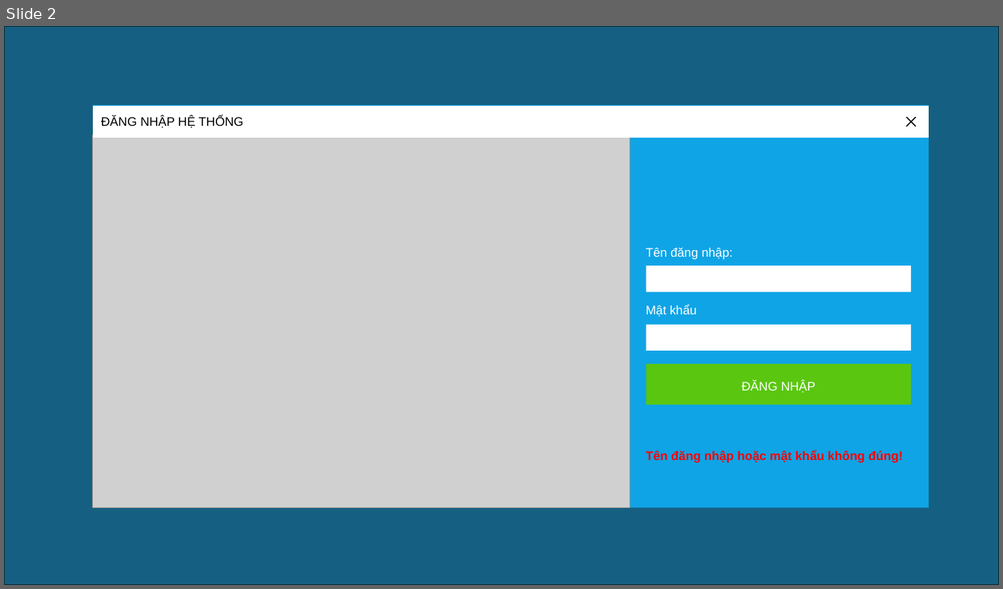
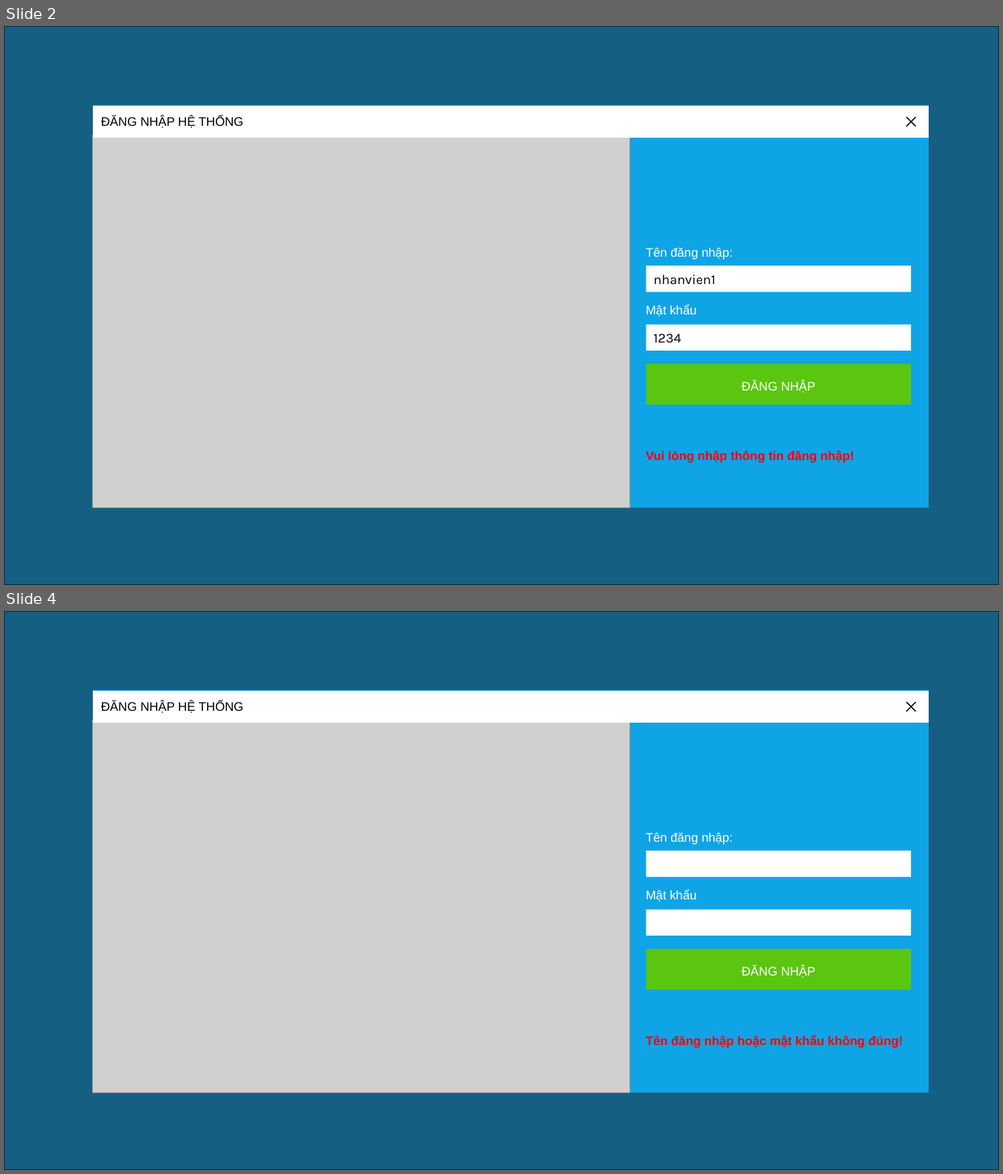
Before and after one commit to nthmaiii/QuanLySinhVien, a slide deck: Thiết kế giao diện.pptx. Shown one above the other, each under a label of ours: slide 2 before the commit, slides 2 and 4 after it; the slides between them are not shown. The pictures are 1003x589 and 1003x1174 pixels, drawn with LibreOffice and Linux fonts; fonts in the diff are those of the drawing; grey boxes stand for pictures. Boxes give left, top, right and bottom in pixels: in the first picture for what was removed or moved away, otherwise in the second. Text is boxed around its words. In the diff, an @@ line names an element or a change of style, - is before the commit and + after.

```diff
--- a/Thiết kế giao diện.pptx
+++ b/Thiết kế giao diện.pptx
@@ slide 2 added at [4, 26, 999, 585], background #FFFFFF @@
@@ rectangle added at [4, 26, 999, 585], fill #156082, outline #092A39 1.5 pt @@
@@ rectangle added at [93, 105, 928, 508], fill #0FA4E6 @@
@@ rectangle added at [93, 106, 928, 138], fill #FFFFFF @@
@@ picture added at [93, 135, 630, 508] @@
@@ text added at [101, 116, 244, 128], 12 pt, text #000000 @@
+ĐĂNG NHẬP HỆ THỐNG
@@ line added from (906, 117) to (916, 127), #000000 1 pt @@
@@ line added from (906, 127) to (916, 117), #000000 1 pt @@
@@ text added at [646, 247, 732, 260], 12 pt, text #FFFFFF @@
+Tên đăng nhập:
@@ rectangle added at [646, 266, 911, 292], fill #FFFFFF, 13 pt, text #000000 @@
+nhanvien1
@@ text added at [646, 304, 696, 317], 12 pt, text #FFFFFF @@
+Mật khẩu
@@ rectangle added at [646, 324, 911, 351], fill #FFFFFF, 13 pt, text #000000 @@
+1234
@@ rectangle added at [646, 364, 911, 405], fill #5AC610 @@
@@ text added at [741, 380, 816, 393], 12 pt, text #FFFFFF @@
+ĐĂNG NHẬP
@@ text added at [646, 451, 854, 463], 12 pt, text #FF0000, bold @@
+Vui lòng nhập thông tin đăng nhập!
@@ what was slide 2 is now slide 4 @@
```
Also in this commit, not shown: 22 slides changed, 16 other slides added.
